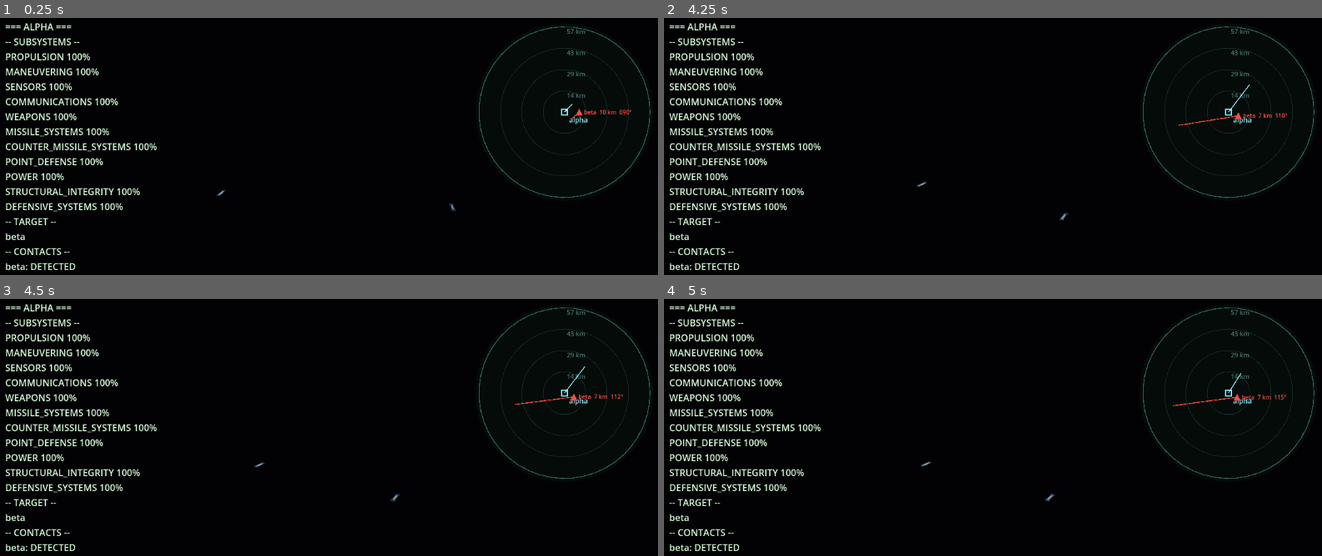
Above: before the commit, frames 1-4 (two rows, left to right).
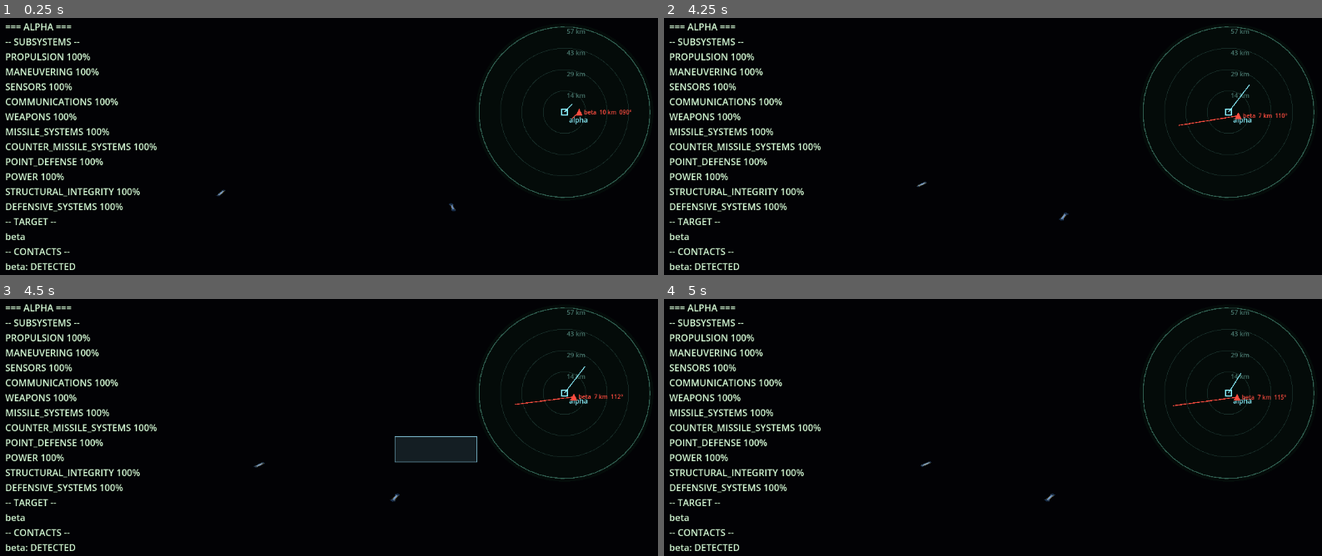
Above: after the commit, the same moments.

Repository: triest/HonorHaringtonGame
Game: Godot game, scene res://scenes/main.tscn
Same seed, same stepped clock (60 frames per second), same inputs: the game is played once before the commit and once after it.
Inputs (mouse positions are in pixels of both pictures, inside the frame that each line leads up to):
- Up to frame 1 (0.25 s): no input
- Up to frame 2 (4.25 s): move the mouse to (960, 274) at 0.52 s; hold W (order_speed_up) 0.53-1.25 s; hold Tab (order_select_ship) 0.53-1.25 s; click (960, 274) at 0.67 s; drag from (1196, 257) to (960, 274) at 1.27 s; move the mouse to (795, 143) at 2.02 s; hold A (order_turn_left) 2.03-2.75 s; hold T (order_target_next) 2.03-2.75 s; click (795, 143) at 2.17 s; drag from (1025, 200) to (795, 143) at 2.77 s; move the mouse to (894, 105) at 3.52 s; hold S (order_speed_down) from 3.53 s (still down); hold Tab (order_select_ship) from 3.53 s (still down); click (894, 105) at 3.67 s
- Up to frame 3 (4.5 s): release S (order_speed_down) at 4.25 s; release Tab (order_select_ship) at 4.25 s; drag from (480, 460) to (230, 386) at 4.27 s
- Up to frame 4 (5 s): no input

Frames 1-2 are identical in both runs. In frame 3, 1.3% of the frame differs, in the area x 60-73%, y 53-64%; in frame 4, nothing differs.

Commit message:
§56.3 item A: multi-select on the tactical plot (Ctrl/Shift/drag-box)
SelectionState (shared select_only/toggle/add_only/clear) +
TacticalPlotSelection (pure hit_test/box_test geometry, unit-tested
headlessly) + TacticalPlot mouse_filter IGNORE->STOP with real
_gui_input click/drag-box handling and a visual selection ring.
main.gd owns the one shared SelectionState instance for future §56.3
items B/D to reuse. See CHANGELOG.md/ASSUMPTIONS.md for full detail
and the SHIFT-semantics interpretation decision. Headless-verified
only (new tests + existing projector regression + scene smoke run,
all clean); not yet confirmed with a real mouse.

Diff:
--- a/project/scripts/main.gd
+++ b/project/scripts/main.gd
@@ -39,6 +39,11 @@
 var weapon_fx: WeaponFx
 var hud: Hud
 var tactical_plot: TacticalPlot
+## §56.3 item A: single shared selection, injected into TacticalPlot (and
+## future §56.3 UI -- squadron list, order menu) below -- see
+## selection_state.gd's own doc comment for why this lives here rather
+## than inside any one view.
+var selection: SelectionState
 var player_input: PlayerInput
 var win_lose_screen: WinLoseScreen
 
@@ -111,7 +116,10 @@
 	# ТЗ §56.2 items A/B (tactical plot): same POV ship as Hud below --
 	# see tactical_plot.gd's own doc comment for why it reads
 	# world.sensor_contacts (not world.ships/world.missiles directly).
+	selection = SelectionState.new()
+
 	tactical_plot = TacticalPlot.new()
+	tactical_plot.selection = selection
 	add_child(tactical_plot)
 
 	# ТЗ §56.1 item 5 (Order input wiring): translates hotkeys (project.
--- /dev/null
+++ b/project/scripts/selection_state.gd
@@ -0,0 +1,75 @@
+extends RefCounted
+## SelectionState
+##
+## ТЗ §56.3 item A ("Multi-select") / §1.10.4 ("Выбранные объекты должны
+## быть объединены в единую командную группу"): the single shared list of
+## currently-selected contact/ship ids, independent of any one view.
+## Deliberately a plain data holder with no simulation/order logic of its
+## own -- same convention as everything else in this codebase that keeps
+## presentation/selection state separate from SimulationWorld's actual
+## order-issuing API (§42): this class never calls into `world`, it only
+## tracks WHICH ids are currently selected so that TacticalPlot (input),
+## a future squadron-list panel (§56.3 item B) and a future order-menu
+## panel (§56.3 item D) all read/write the exact same selection instead
+## of each view inventing its own parallel notion of "what's selected".
+##
+## Ids are opaque strings -- this class does not care whether an id names
+## a ship, a missile, or (later) a formation/group marker; that
+## interpretation belongs to whoever issues an order against the
+## selection (§56.3 items C/D), not to selection-tracking itself.
+##
+## INTERACTION MODEL (ASSUMPTION -- §1.10.4's text is explicit about LMB
+## and CTRL+LMB, "add to selection", but only says SHIFT+LMB should
+## "expand/change the existing group according to the interface's
+## context" without pinning down exact semantics; logged in
+## ASSUMPTIONS.md "§56.3 item A" the same way §56.2's distance-
+## compression convention was logged as a deliberate interpretation of
+## ambiguous spec text):
+##   - select_only(ids): plain LMB click/drag-box with no modifier --
+##     replaces the whole selection.
+##   - toggle(id): CTRL+LMB -- adds the id if not selected, REMOVES it if
+##     already selected (a true toggle, matching "add to selection" for
+##     the common case of clicking something new, while also giving the
+##     player an obvious way to deselect one member of a group without
+##     starting over).
+##   - add_only(ids): SHIFT+LMB / SHIFT+drag-box -- adds any ids not
+##     already selected, never removes anything (distinct from toggle()
+##     so SHIFT reliably grows a group, matching "extend" more literally
+##     than a toggle would).
+class_name SelectionState
+
+signal selection_changed(selected_ids: Array)
+
+var selected_ids: Array = []  # Array[String], selection order preserved
+
+func select_only(ids: Array) -> void:
+	selected_ids = ids.duplicate()
+	selection_changed.emit(selected_ids)
+
+func toggle(id: String) -> void:
+	if selected_ids.has(id):
+		selected_ids.erase(id)
+	else:
+		selected_ids.append(id)
+	selection_changed.emit(selected_ids)
+
+func add_only(ids: Array) -> void:
+	var changed: bool = false
+	for id in ids:
+		if not selected_ids.has(id):
+			selected_ids.append(id)
+			changed = true
+	if changed:
+		selection_changed.emit(selected_ids)
+
+func clear() -> void:
+	if selected_ids.is_empty():
+		return
+	selected_ids.clear()
+	selection_changed.emit(selected_ids)
+
+func is_selected(id: String) -> bool:
+	return selected_ids.has(id)
+
+func is_empty() -> bool:
+	return selected_ids.is_empty()
--- a/project/scripts/tactical_plot.gd
+++ b/project/scripts/tactical_plot.gd
@@ -34,11 +34,28 @@
 ## that. Ship vs missile contacts are told apart the exact same way
 ## SimulationWorld._update_missiles already does for counter-missiles:
 ## `contact.target is MissileState`.
+##
+## ТЗ §56.3 item A ("Multi-select"): this is also now the plot's mouse
+## INPUT surface -- LMB click/CTRL+LMB/SHIFT+LMB/drag-box against a
+## shared SelectionState (see that file's own doc comment for the
+## selection semantics chosen for each modifier). Hit-testing is pure
+## geometry (scripts/tactical_plot_selection.gd, unit-tested headlessly
+## the same way TacticalPlotProjector is) against `_last_icons`, a flat
+## list of {id, pos, radius} rebuilt every _draw() call -- the single
+## source of truth for "where is each icon actually drawn right now",
+## per the leftover note this file's own §56.2 planning left in
+## state.md ("keep each contact's last-drawn icon_pos/radius for
+## hit-testing, not recompute a parallel copy"). §56.3 items B-D (named
+## command groups, move/attack orders, weapon panel) build on top of
+## `selection` but are NOT this file's job -- this file only tracks
+## "what is currently selected" and draws a highlight around it.
 class_name TacticalPlot
 
 const MissileState = preload("res://simulation/missile_state.gd")
 const ContactState = preload("res://simulation/contact_state.gd")
 const TacticalPlotProjector = preload("res://scripts/tactical_plot_projector.gd")
+const TacticalPlotSelection = preload("res://scripts/tactical_plot_selection.gd")
+const SelectionState = preload("res://scripts/selection_state.gd")
 
 ## Plot auto-scales each update() to comfortably fit the farthest
 ## currently-live contact -- keeps every known contact on-plot without a
@@ -74,22 +91,54 @@
 ## plot would otherwise flatten away.
 const STALE_ALPHA: float = 0.45
 
+## §56.3 item A: selection visuals + hit-testing geometry.
+const SELECTION_COLOR := Color(1.0, 1.0, 1.0, 0.9)
+const SHIP_HIT_RADIUS_PX: float = 10.0
+const MISSILE_HIT_RADIUS_PX: float = 8.0
+const OWN_SHIP_HIT_RADIUS_PX: float = 10.0
+## Minimum pointer travel (px) before a held LMB counts as a drag rather
+## than a click -- ASSUMPTION, purely a game-feel debounce so a slightly
+## shaky click does not get misread as an empty drag-box that clears the
+## selection.
+const DRAG_THRESHOLD_PX: float = 4.0
+const DRAG_BOX_FILL_COLOR := Color(0.6, 0.9, 1.0, 0.12)
+const DRAG_BOX_BORDER_COLOR := Color(0.6, 0.9, 1.0, 0.8)
+
 var pov_ship_id: String = ""
 var plot_range_m: float = MIN_PLOT_RANGE_M
+
+## Shared with other §56.3 UI (squadron-list panel, order menu) via
+## main.gd -- see class doc comment above. Assigned by main.gd right
+## after instantiation; guarded against null everywhere it's read since
+## a plot with no selection assigned should just behave as a
+## read-only display (matches every other optional collaborator in this
+## codebase, e.g. Hud/WeaponFx never assume a fully-wired scene either).
+var selection: SelectionState = null
 
 var _contacts: Array = []  # Array[Dictionary], rebuilt each update()
 var _origin_present: bool = false
 var _pov_position: Vector3 = Vector3.ZERO
 var _pov_velocity: Vector3 = Vector3.ZERO
 
+## Rebuilt every _draw() call: Array[{"id": String, "pos": Vector2,
+## "radius": float}] in the exact screen positions just drawn --
+## hit-testing (mouse input) always reads THIS, never a parallel
+## recomputation, so "what you see is what you can click" by
+## construction.
+var _last_icons: Array = []
+
+var _drag_active: bool = false
+var _drag_start_px: Vector2 = Vector2.ZERO
+var _drag_current_px: Vector2 = Vector2.ZERO
+
 func _ready() -> void:
 	custom_minimum_size = Vector2(PLOT_SIZE_PX, PLOT_SIZE_PX)
 	size = Vector2(PLOT_SIZE_PX, PLOT_SIZE_PX)
 	set_anchors_and_offsets_preset(Control.PRESET_TOP_RIGHT, Control.PRESET_MODE_KEEP_SIZE, int(PLOT_MARGIN_PX))
-	# §56.2 item C (mouse-first control) is not implemented yet -- do not
-	# swallow clicks meant for other nodes until it is; flip this to
-	# MOUSE_FILTER_STOP (or PASS + real hit-testing) when that item lands.
-	mouse_filter = Control.MOUSE_FILTER_IGNORE
+	# §56.3 item A: the plot is now a real input surface (click/drag
+	# select) -- STOP so it actually receives mouse events instead of
+	# passing them through to whatever's behind it.
+	mouse_filter = Control.MOUSE_FILTER_STOP
 
 ## Call once per simulation tick (same call site/order as Hud.update /
 ## WeaponFx.update, see main.gd._on_tick) with the world and which ship
@@ -132,6 +181,8 @@
 	queue_redraw()
 
 func _draw() -> void:
+	_last_icons.clear()
+
 	var radius: float = minf(size.x, size.y) * 0.5 - PLOT_MARGIN_PX
 	if radius <= 4.0:
 		return
@@ -148,6 +199,7 @@
 
 	if not _origin_present:
 		draw_string(ThemeDB.fallback_font, center - Vector2(70, 0), "NO PLOT (own ship unknown)", HORIZONTAL_ALIGNMENT_LEFT, -1, 13, HOSTILE_COLOR)
+		_draw_drag_box()
 		return
 
 	# Own ship: small square at the plot's centre (it is, by definition,
@@ -156,6 +208,9 @@
 	draw_rect(Rect2(center - Vector2(5, 5), Vector2(10, 10)), OWN_SHIP_COLOR, false, 2.0)
 	_draw_velocity_leader(center, _pov_velocity, radius, OWN_SHIP_COLOR)
 	draw_string(ThemeDB.fallback_font, center + Vector2(8, 18), pov_ship_id, HORIZONTAL_ALIGNMENT_LEFT, -1, 12, OWN_SHIP_COLOR)
+	_register_icon(pov_ship_id, center, OWN_SHIP_HIT_RADIUS_PX)
+	if selection != null and selection.is_selected(pov_ship_id):
+		_draw_selection_ring(center, OWN_SHIP_HIT_RADIUS_PX + 4.0)
 
 	for contact in _contacts:
 		var projection: Dictionary = TacticalPlotProjector.project(contact["estimated_position"], _pov_position, plot_range_m, radius)
@@ -166,14 +221,21 @@
 
 		if contact["is_missile"]:
 			_draw_missile_icon(icon_pos, color)
+			_register_icon(contact["id"], icon_pos, MISSILE_HIT_RADIUS_PX)
 		else:
 			_draw_ship_icon(icon_pos, color, projection["clamped"])
 			var lead_target: Vector3 = contact["estimated_position"] + contact["estimated_velocity"] * VELOCITY_LEADER_SECONDS
 			var lead_projection: Dictionary = TacticalPlotProjector.project(lead_target, _pov_position, plot_range_m, radius)
 			draw_line(icon_pos, center + lead_projection["plot_offset_px"], color, 1.5)
+			_register_icon(contact["id"], icon_pos, SHIP_HIT_RADIUS_PX)
+
+		if selection != null and selection.is_selected(contact["id"]):
+			_draw_selection_ring(icon_pos, (MISSILE_HIT_RADIUS_PX if contact["is_missile"] else SHIP_HIT_RADIUS_PX) + 4.0)
 
 		var label: String = "%s  %s  %s" % [contact["id"], _format_range(projection["range_m"]), _format_bearing(projection["bearing_rad"])]
 		draw_string(ThemeDB.fallback_font, icon_pos + Vector2(8, 4), label, HORIZONTAL_ALIGNMENT_LEFT, -1, 10, color)
+
+	_draw_drag_box()
 
 func _draw_ship_icon(pos: Vector2, color: Color, clamped: bool) -> void:
 	var s: float = 6.0
@@ -201,6 +263,23 @@
 		lead_px = lead_px.normalized() * radius * 0.9
 	draw_line(from_px, from_px + lead_px, color, 1.5)
 
+## §56.3 item A: a plain ring around a selected icon's already-drawn
+## position -- deliberately not a re-draw of the icon itself (own shape/
+## colour stay exactly as drawn above; selection is an ADDITIONAL cue,
+## per §1.10.4 "После выбора объект получает визуальное выделение").
+func _draw_selection_ring(pos: Vector2, ring_radius: float) -> void:
+	draw_arc(pos, ring_radius, 0.0, TAU, 16, SELECTION_COLOR, 1.5)
+
+func _draw_drag_box() -> void:
+	if not _drag_active:
+		return
+	var rect := Rect2(_drag_start_px, _drag_current_px - _drag_start_px).abs()
+	draw_rect(rect, DRAG_BOX_FILL_COLOR, true)
+	draw_rect(rect, DRAG_BOX_BORDER_COLOR, false, 1.0)
+
+func _register_icon(id: String, pos: Vector2, hit_radius: float) -> void:
+	_last_icons.append({"id": id, "pos": pos, "radius": hit_radius})
+
 func _contact_color(contact: Dictionary) -> Color:
 	if contact["is_missile"]:
 		return MISSILE_COLOR
@@ -217,3 +296,65 @@
 
 static func _format_bearing(bearing_rad: float) -> String:
 	return "%03d°" % [int(round(rad_to_deg(bearing_rad))) % 360]
+
+## §56.3 item A: LMB click / CTRL+LMB / SHIFT+LMB / LMB drag-box, per
+## §1.10.4 and SelectionState's own doc comment for the exact semantics
+## chosen for each modifier. A no-op entirely if `selection` was never
+## assigned (see that var's own doc comment).
+func _gui_input(event: InputEvent) -> void:
+	if selection == null:
+		return
+
+	if event is InputEventMouseButton and event.button_index == MOUSE_BUTTON_LEFT:
+		if event.pressed:
+			_drag_active = false
+			_drag_start_px = event.position
+			_drag_current_px = event.position
+			accept_event()
+		else:
+			_on_left_release(event)
+			accept_event()
+		return
+
+	if event is InputEventMouseMotion and (event.button_mask & MOUSE_BUTTON_MASK_LEFT) != 0:
+		_drag_current_px = event.position
+		if not _drag_active and _drag_start_px.distance_to(_drag_current_px) >= DRAG_THRESHOLD_PX:
+			_drag_active = true
+		if _drag_active:
+			queue_redraw()
+		accept_event()
+
+func _on_left_release(event: InputEventMouseButton) -> void:
+	var ctrl: bool = event.ctrl_pressed
+	var shift: bool = event.shift_pressed
+
+	if _drag_active:
+		var rect := Rect2(_drag_start_px, event.position - _drag_start_px).abs()
+		var hits: Array = TacticalPlotSelection.box_test(rect, _last_icons)
+		if ctrl:
+			for id in hits:
+				selection.toggle(id)
+		elif shift:
+			selection.add_only(hits)
+		else:
+			selection.select_only(hits)
+	else:
+		var hit_id: String = TacticalPlotSelection.hit_test(event.position, _last_icons)
+		if hit_id != "":
+			if ctrl:
+				selection.toggle(hit_id)
+			elif shift:
+				selection.add_only([hit_id])
+			else:
+				selection.select_only([hit_id])
+		elif not ctrl and not shift:
+			# Plain click on empty plot space clears the selection --
+			# standard RTS-style convention, not spelled out verbatim in
+			# §1.10.4 but implied by it always describing selection as
+			# something the player actively builds up; CTRL/SHIFT click
+			# on empty space intentionally does nothing (nothing to
+			# add/toggle).
+			selection.clear()
+
+	_drag_active = false
+	queue_redraw()
--- /dev/null
+++ b/project/scripts/tactical_plot_selection.gd
@@ -0,0 +1,45 @@
+extends RefCounted
+## TacticalPlotSelection
+##
+## Pure geometry helper for ТЗ §56.3 item A ("Multi-select... LMB drag-box
+## select multiple contacts"): given already-projected 2D icon positions
+## (screen/Control-local pixel coordinates, exactly what
+## TacticalPlotProjector.project()'s "plot_offset_px" + the plot's own
+## centre already produce) and a click point or drag rectangle, decide
+## which icon id(s) are hit. Like TacticalPlotProjector itself, this
+## class invents no selection POLICY (what CTRL/SHIFT/plain-click do with
+## the result is SelectionState's job, called from tactical_plot.gd) --
+## it only answers "which ids are under this point/inside this
+## rectangle", so it is headless-unit-testable without a live Control/
+## Viewport or a real mouse event, same pattern as
+## simulation/tests/test_tactical_plot_projector.gd.
+class_name TacticalPlotSelection
+
+## Each icon dictionary: {"id": String, "pos": Vector2, "radius": float}
+## (Control-local pixel coordinates, same space as the click point).
+
+## Returns the id of the icon whose centre is CLOSEST to `point` among
+## all icons within their own hit radius of it, or "" if none qualify.
+## Closest-wins (not first-in-array-wins) so that hit-testing does not
+## silently depend on _contacts' insertion order when two icons overlap
+## on a crowded plot.
+static func hit_test(point: Vector2, icons: Array) -> String:
+	var best_id: String = ""
+	var best_dist: float = INF
+	for icon in icons:
+		var dist: float = point.distance_to(icon["pos"])
+		if dist <= icon["radius"] and dist < best_dist:
+			best_dist = dist
+			best_id = icon["id"]
+	return best_id
+
+## Returns the ids of every icon whose centre falls within `rect`
+## (a Rect2 in the same pixel space as each icon's "pos" -- callers
+## should pass an already-normalized/abs() rect since drag direction is
+## arbitrary, e.g. built via Rect2(a, b - a).abs()).
+static func box_test(rect: Rect2, icons: Array) -> Array:
+	var hits: Array = []
+	for icon in icons:
+		if rect.has_point(icon["pos"]):
+			hits.append(icon["id"])
+	return hits
--- /dev/null
+++ b/project/simulation/tests/test_selection_state.gd
@@ -0,0 +1,104 @@
+extends SceneTree
+const SelectionState = preload("res://scripts/selection_state.gd")
+## Headless unit test for SelectionState (ТЗ §56.3 item A). Run:
+## godot4 --headless --script res://simulation/tests/test_selection_state.gd
+
+func _init() -> void:
+	var failures: int = 0
+	failures += _test_select_only_replaces_selection()
+	failures += _test_toggle_adds_new_id()
+	failures += _test_toggle_removes_existing_id()
+	failures += _test_add_only_never_removes()
+	failures += _test_add_only_does_not_duplicate()
+	failures += _test_clear_empties_selection()
+	failures += _test_is_selected_reflects_state()
+	failures += _test_selection_changed_signal_fires()
+	failures += _test_selection_changed_not_emitted_on_noop_clear()
+
+	if failures == 0:
+		print("ALL TESTS PASSED")
+	else:
+		printerr("%d TEST(S) FAILED" % failures)
+	quit(failures)
+
+func _test_select_only_replaces_selection() -> int:
+	var sel := SelectionState.new()
+	sel.select_only(["alpha", "beta"])
+	sel.select_only(["gamma"])
+	if sel.selected_ids != ["gamma"]:
+		printerr("FAIL select_only_replaces_selection: %s" % [sel.selected_ids])
+		return 1
+	return 0
+
+func _test_toggle_adds_new_id() -> int:
+	var sel := SelectionState.new()
+	sel.toggle("alpha")
+	if sel.selected_ids != ["alpha"]:
+		printerr("FAIL toggle_adds_new_id: %s" % [sel.selected_ids])
+		return 1
+	return 0
+
+func _test_toggle_removes_existing_id() -> int:
+	var sel := SelectionState.new()
+	sel.select_only(["alpha", "beta"])
+	sel.toggle("alpha")
+	if sel.selected_ids != ["beta"]:
+		printerr("FAIL toggle_removes_existing_id: %s" % [sel.selected_ids])
+		return 1
+	return 0
+
+func _test_add_only_never_removes() -> int:
+	var sel := SelectionState.new()
+	sel.select_only(["alpha"])
+	sel.add_only(["beta", "alpha"])
+	if sel.selected_ids != ["alpha", "beta"]:
+		printerr("FAIL add_only_never_removes: %s" % [sel.selected_ids])
+		return 1
+	return 0
+
+func _test_add_only_does_not_duplicate() -> int:
+	var sel := SelectionState.new()
+	sel.select_only(["alpha"])
+	sel.add_only(["alpha"])
+	if sel.selected_ids != ["alpha"]:
+		printerr("FAIL add_only_does_not_duplicate: %s" % [sel.selected_ids])
+		return 1
+	return 0
+
+func _test_clear_empties_selection() -> int:
+	var sel := SelectionState.new()
+	sel.select_only(["alpha", "beta"])
+	sel.clear()
+	if not sel.is_empty():
+		printerr("FAIL clear_empties_selection: %s" % [sel.selected_ids])
+		return 1
+	return 0
+
+func _test_is_selected_reflects_state() -> int:
+	var sel := SelectionState.new()
+	sel.select_only(["alpha"])
+	if not sel.is_selected("alpha") or sel.is_selected("beta"):
+		printerr("FAIL is_selected_reflects_state")
+		return 1
+	return 0
+
+func _test_selection_changed_signal_fires() -> int:
+	var sel := SelectionState.new()
+	var received: Array = []
+	sel.selection_changed.connect(func(ids): received.append(ids.duplicate()))
+	sel.select_only(["alpha"])
+	sel.toggle("beta")
+	if received.size() != 2:
+		printerr("FAIL selection_changed_signal_fires: received=%s" % [received])
+		return 1
+	return 0
+
+func _test_selection_changed_not_emitted_on_noop_clear() -> int:
+	var sel := SelectionState.new()
+	var fire_count: int = 0
+	sel.selection_changed.connect(func(_ids): fire_count += 1)
+	sel.clear()  # already empty -- should not emit
+	if fire_count != 0:
+		printerr("FAIL selection_changed_not_emitted_on_noop_clear: fire_count=%d" % fire_count)
+		return 1
+	return 0
--- /dev/null
+++ b/project/simulation/tests/test_tactical_plot_selection.gd
@@ -0,0 +1,101 @@
+extends SceneTree
+const TacticalPlotSelection = preload("res://scripts/tactical_plot_selection.gd")
+## Headless unit test for the pure plot hit-testing geometry (ТЗ §56.3
+## item A). Run:
+## godot4 --headless --script res://simulation/tests/test_tactical_plot_selection.gd
+
+func _init() -> void:
+	var failures: int = 0
+	failures += _test_hit_test_finds_icon_under_point()
+	failures += _test_hit_test_misses_when_outside_radius()
+	failures += _test_hit_test_returns_empty_for_no_icons()
+	failures += _test_hit_test_prefers_closest_overlapping_icon()
+	failures += _test_box_test_finds_icons_inside_rect()
+	failures += _test_box_test_excludes_icons_outside_rect()
+	failures += _test_box_test_returns_empty_for_no_icons_in_rect()
+	failures += _test_box_test_works_with_reversed_drag_rect()
+
+	if failures == 0:
+		print("ALL TESTS PASSED")
+	else:
+		printerr("%d TEST(S) FAILED" % failures)
+	quit(failures)
+
+func _test_hit_test_finds_icon_under_point() -> int:
+	var icons: Array = [{"id": "alpha", "pos": Vector2(100, 100), "radius": 10.0}]
+	var hit: String = TacticalPlotSelection.hit_test(Vector2(104, 98), icons)
+	if hit != "alpha":
+		printerr("FAIL hit_test_finds_icon_under_point: hit=%s" % hit)
+		return 1
+	return 0
+
+func _test_hit_test_misses_when_outside_radius() -> int:
+	var icons: Array = [{"id": "alpha", "pos": Vector2(100, 100), "radius": 10.0}]
+	var hit: String = TacticalPlotSelection.hit_test(Vector2(200, 200), icons)
+	if hit != "":
+		printerr("FAIL hit_test_misses_when_outside_radius: hit=%s" % hit)
+		return 1
+	return 0
+
+func _test_hit_test_returns_empty_for_no_icons() -> int:
+	var hit: String = TacticalPlotSelection.hit_test(Vector2(0, 0), [])
+	if hit != "":
+		printerr("FAIL hit_test_returns_empty_for_no_icons: hit=%s" % hit)
+		return 1
+	return 0
+
+func _test_hit_test_prefers_closest_overlapping_icon() -> int:
+	# Two icons both within hit radius of the click point -- the nearer
+	# one must win, not whichever happens to be earlier in the array.
+	var icons: Array = [
+		{"id": "far", "pos": Vector2(100, 100), "radius": 30.0},
+		{"id": "near", "pos": Vector2(105, 100), "radius": 30.0},
+	]
+	var hit: String = TacticalPlotSelection.hit_test(Vector2(104, 100), icons)
+	if hit != "near":
+		printerr("FAIL hit_test_prefers_closest_overlapping_icon: hit=%s" % hit)
+		return 1
+	return 0
+
+func _test_box_test_finds_icons_inside_rect() -> int:
+	var icons: Array = [
+		{"id": "inside", "pos": Vector2(50, 50), "radius": 5.0},
+		{"id": "outside", "pos": Vector2(500, 500), "radius": 5.0},
+	]
+	var rect := Rect2(Vector2(0, 0), Vector2(100, 100))
+	var hits: Array = TacticalPlotSelection.box_test(rect, icons)
+	if hits != ["inside"]:
+		printerr("FAIL box_test_finds_icons_inside_rect: hits=%s" % [hits])
+		return 1
+	return 0
+
+func _test_box_test_excludes_icons_outside_rect() -> int:
+	var icons: Array = [{"id": "outside", "pos": Vector2(500, 500), "radius": 5.0}]
+	var rect := Rect2(Vector2(0, 0), Vector2(100, 100))
+	var hits: Array = TacticalPlotSelection.box_test(rect, icons)
+	if not hits.is_empty():
+		printerr("FAIL box_test_excludes_icons_outside_rect: hits=%s" % [hits])
+		return 1
+	return 0
+
+func _test_box_test_returns_empty_for_no_icons_in_rect() -> int:
+	var hits: Array = TacticalPlotSelection.box_test(Rect2(Vector2(0, 0), Vector2(10, 10)), [])
+	if not hits.is_empty():
+		printerr("FAIL box_test_returns_empty_for_no_icons_in_rect: hits=%s" % [hits])
+		return 1
+	return 0
+
+func _test_box_test_works_with_reversed_drag_rect() -> int:
+	# Simulates a drag from bottom-right to top-left -- caller is
+	# expected to normalize via Rect2(a, b - a).abs() before calling,
+	# per this file's own doc comment; verify that normalized rect
+	# still finds the icon regardless of drag direction.
+	var drag_start := Vector2(100, 100)
+	var drag_end := Vector2(20, 20)
+	var rect := Rect2(drag_start, drag_end - drag_start).abs()
+	var icons: Array = [{"id": "inside", "pos": Vector2(50, 50), "radius": 5.0}]
+	var hits: Array = TacticalPlotSelection.box_test(rect, icons)
+	if hits != ["inside"]:
+		printerr("FAIL box_test_works_with_reversed_drag_rect: hits=%s rect=%s" % [hits, rect])
+		return 1
+	return 0
Not shown, changed: .tools/state.md
Not shown, changed: ASSUMPTIONS.md
Not shown, changed: CHANGELOG.md
